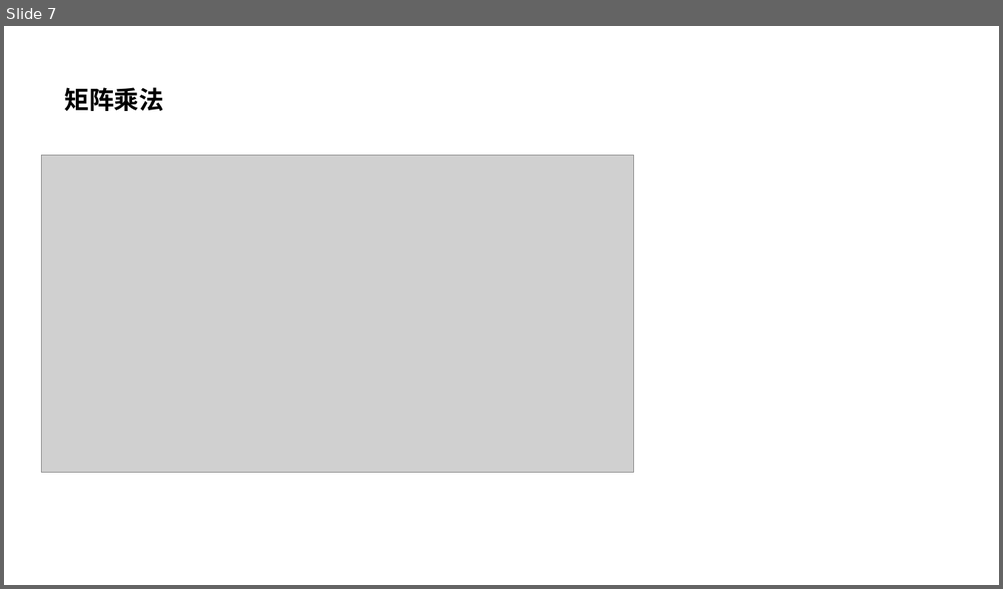
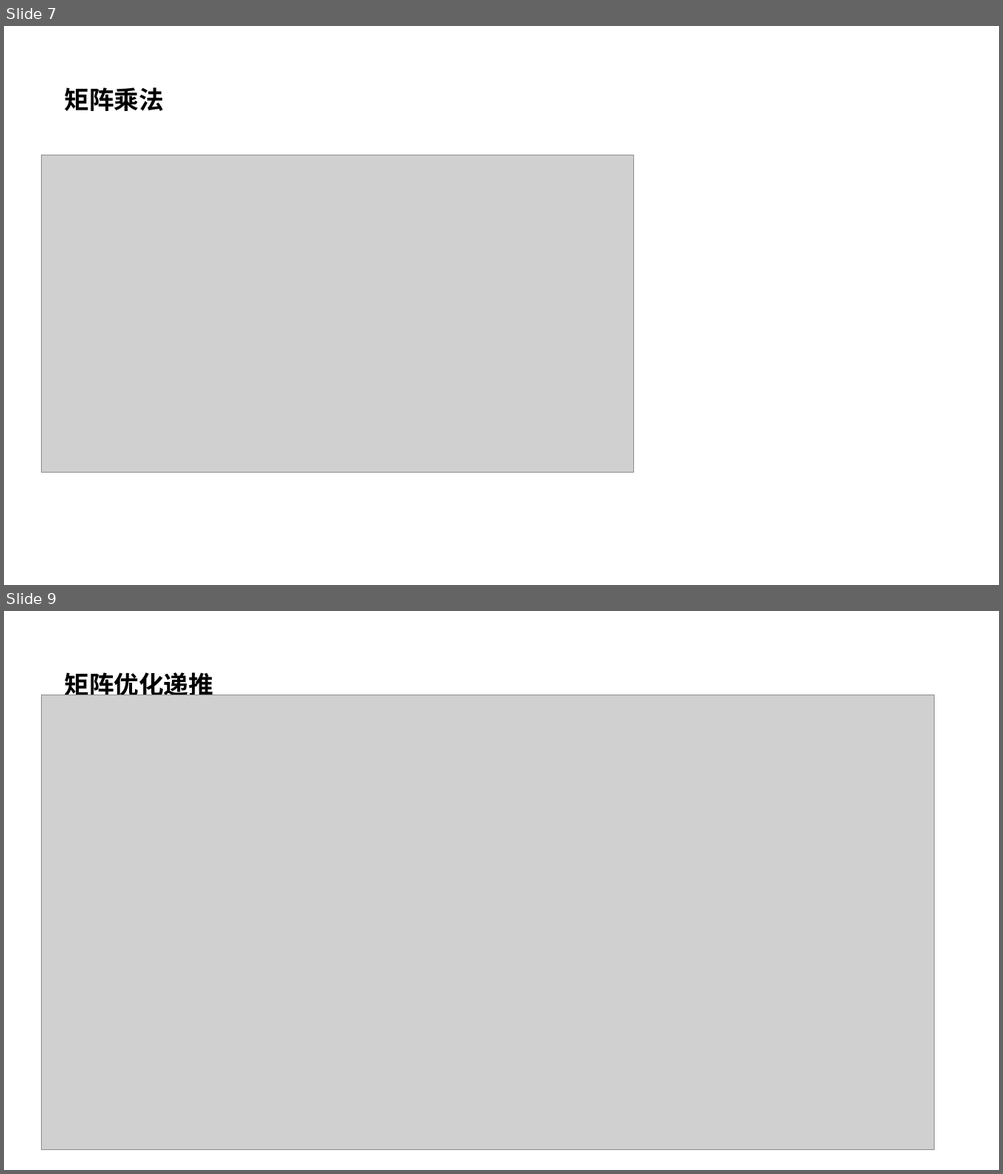
Before and after one commit to Adnios/Class, a slide deck: C++资料包/math/卡特兰数.pptx. Shown one above the other, each under a label of ours: slide 7 before the commit, slides 7 and 9 after it; the slides between them are not shown. The pictures are 1003x589 and 1003x1174 pixels, drawn with LibreOffice and Linux fonts; fonts in the diff are those of the drawing; grey boxes stand for pictures. Boxes give left, top, right and bottom in pixels: in the first picture for what was removed or moved away, otherwise in the second. Text is boxed around its words. In the diff, an @@ line names an element or a change of style, - is before the commit and + after.

```diff
--- a/C++资料包/math/卡特兰数.pptx
+++ b/C++资料包/math/卡特兰数.pptx
@@ slide 9 added at (4, 611, 999, 1170), background #FFFFFF @@
@@ title added at (64, 668, 213, 695), 24 pt, text #000000, bold @@
+矩阵优化递推
@@ picture added at (41, 695, 934, 1150) @@
```
Also in this commit, not shown: 1 slide changed, 2 other slides added, 3 other files.
